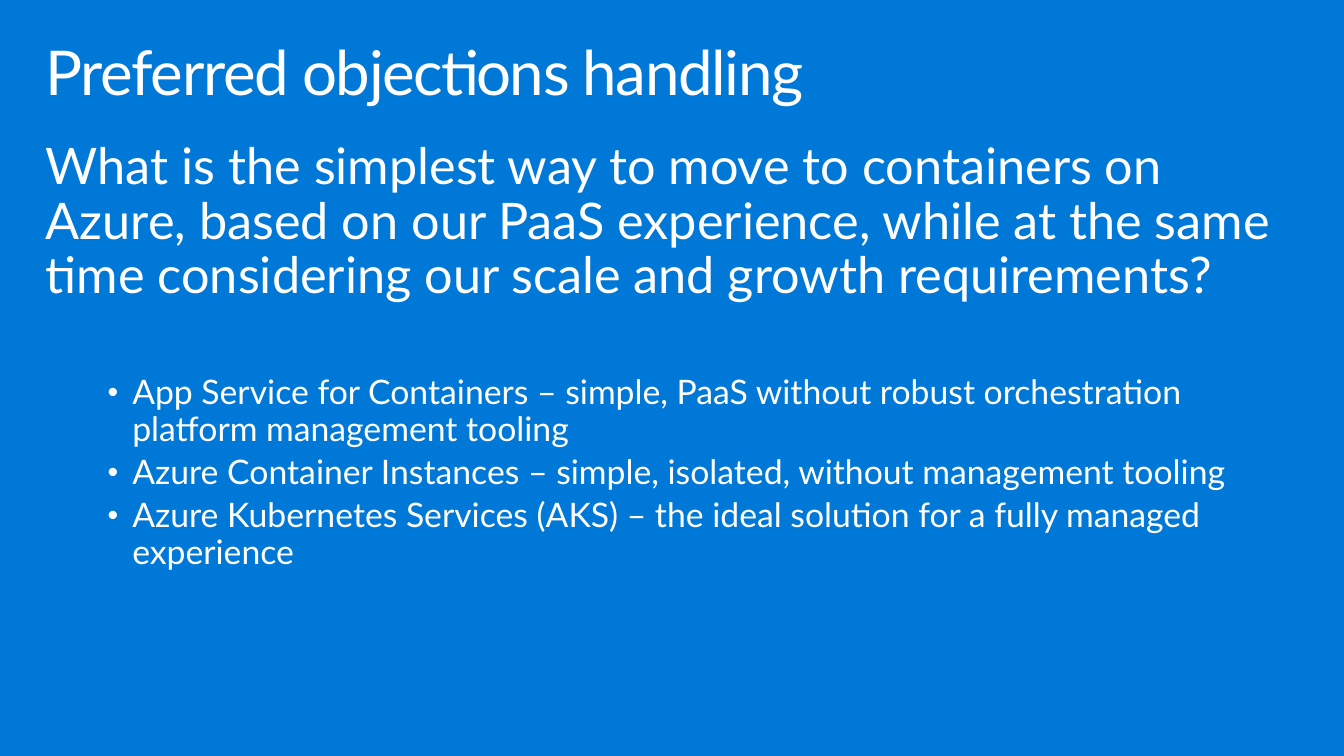
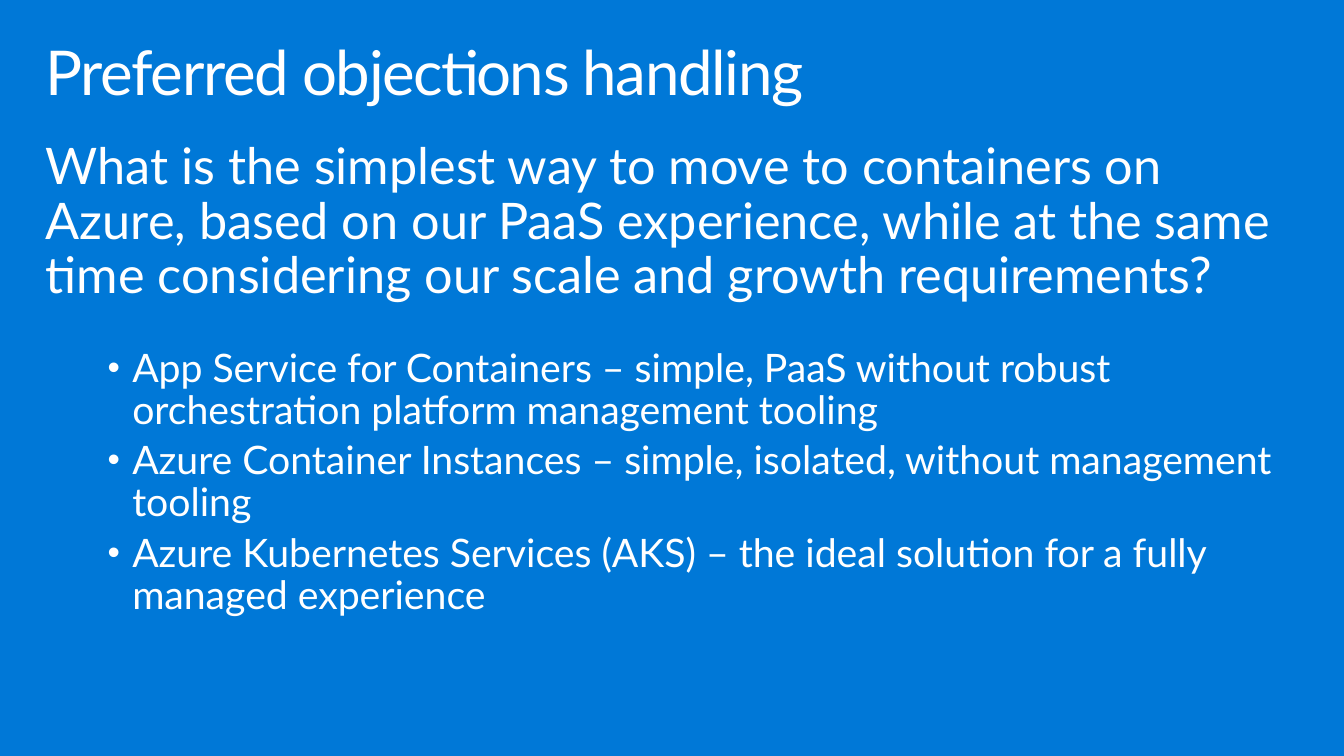
Before and after one commit to yaoshixin007/MCW-Containers-and-DevOps, a slide deck: slide 21 of WDS/Whiteboard design session trainer presentation - Containers and DevOps.pptx. Drawn at 1344x756 pixels with LibreOffice and Linux fonts; fonts in the diff are those of the drawing. Boxes give left, top, right and bottom in pixels: in the first picture for what was removed or moved away, otherwise in the second. Text is boxed around its words. In the diff, an @@ line names an element or a change of style, - is before the commit and + after.

```diff
--- a/WDS/Whiteboard design session trainer presentation - Containers and DevOps.pptx
+++ b/WDS/Whiteboard design session trainer presentation - Containers and DevOps.pptx
@@ text at (132, 353, 1271, 616): size 24.1 to 28 pt in "App Service for Containers – simple, PaaS ...", "Azure Container Instances – simple, isolated, without ...", "Azure Kubernetes Services (AKS) – the ideal ..." @@
```
Also in this commit, not shown: 13 other slides changed.
